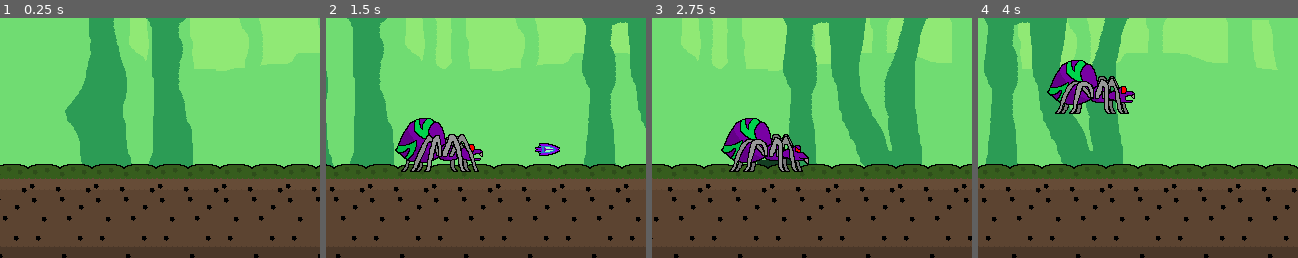
Above: before the commit, frames 1-4 (left to right).
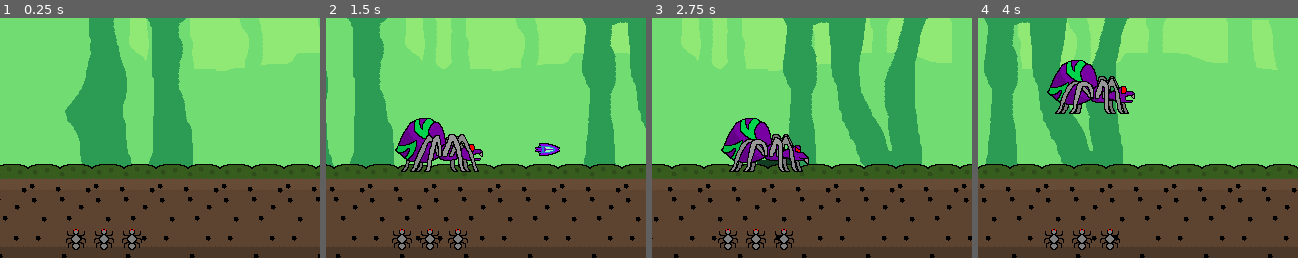
Above: after the commit, the same moments.

Repository: Gravedigger7789/spider-scramble
Game: Godot game, scene res://src/Level/Sandbox1.tscn
The game is run twice, just before and just after one commit, with the same random seed, the same clock (stepped at 60 frames per second) and the same inputs. This scene is started directly instead of the project's main scene.
Inputs:
- Up to frame 1 (0.25 s): no input
- Up to frame 2 (1.5 s): tap Z (attack) at 0.6, 1.35 s; tap Up (jump) at 0.77 s
- Up to frame 3 (2.75 s): tap Up (jump) at 1.52 s; tap Z (attack) at 2.1 s
- Up to frame 4 (4 s): tap Z (attack) at 2.85, 3.6 s; tap Up (jump) at 3.02, 3.77 s
The pictures show only the part of the screen within x 0-50%, y 40-90%; the shares and areas given below are measured in that part.

The runs differ from the first frame. In frame 1, 0.8% of the frame differs, in the area x 20-45%, y 87-97%; in frame 2, 0.8%; in frame 3, 0.8%; in frame 4, 0.8%.

Commit message:
Adding health gui

Diff:
--- /dev/null
+++ b/src/GUI/HealthGUI.gd
@@ -0,0 +1,18 @@
+extends HBoxContainer
+
+
+var heart_texture := preload("res://assets/collect/fly.png")
+
+func _on_Player_max_health_changed(health):
+	for child in get_children():
+		remove_child(child)
+		child.queue_free()
+	for i in health:
+		var heart_container := TextureRect.new()
+		heart_container.texture = heart_texture
+		add_child(heart_container)
+
+
+func _on_Player_health_changed(health):
+	for i in get_child_count():
+		get_child(i).visible = health > i
--- /dev/null
+++ b/src/GUI/HealthGUI.tscn
@@ -0,0 +1,17 @@
+[gd_scene load_steps=3 format=2]
+
+[ext_resource path="res://assets/collect/fly.png" type="Texture" id=1]
+[ext_resource path="res://src/GUI/HealthGUI.gd" type="Script" id=2]
+
+[node name="HealthGUI" type="HBoxContainer"]
+margin_left = 64.0
+margin_top = 400.0
+script = ExtResource( 2 )
+__meta__ = {
+"_edit_use_anchors_": false
+}
+
+[node name="PlaceHolder" type="TextureRect" parent="."]
+margin_right = 24.0
+margin_bottom = 24.0
+texture = ExtResource( 1 )
--- a/src/Level/Sandbox1.tscn
+++ b/src/Level/Sandbox1.tscn
@@ -1,5 +1,6 @@
-[gd_scene load_steps=8 format=2]
+[gd_scene load_steps=9 format=2]
 
+[ext_resource path="res://src/GUI/HealthGUI.tscn" type="PackedScene" id=1]
 [ext_resource path="res://src/Actors/Player.tscn" type="PackedScene" id=2]
 [ext_resource path="res://src/Objects/ObstacleSpawner.tscn" type="PackedScene" id=3]
 [ext_resource path="res://src/Level/TreeBackground.tscn" type="PackedScene" id=4]
@@ -12,7 +13,7 @@
 
 [node name="TreeBackground" parent="." instance=ExtResource( 4 )]
 
-[node name="KinematicBody2D" parent="." instance=ExtResource( 2 )]
+[node name="Player" parent="." instance=ExtResource( 2 )]
 position = Vector2( 112, 96 )
 
 [node name="ObstacleSpawner" parent="." instance=ExtResource( 3 )]
@@ -22,3 +23,8 @@
 [node name="PickupSpawner" parent="." instance=ExtResource( 3 )]
 position = Vector2( 768, 229.081 )
 obstacles = [ ExtResource( 6 ), ExtResource( 8 ) ]
+
+[node name="HealthGUI" parent="." instance=ExtResource( 1 )]
+
+[connection signal="health_changed" from="Player" to="HealthGUI" method="_on_Player_health_changed"]
+[connection signal="max_health_changed" from="Player" to="HealthGUI" method="_on_Player_max_health_changed"]
